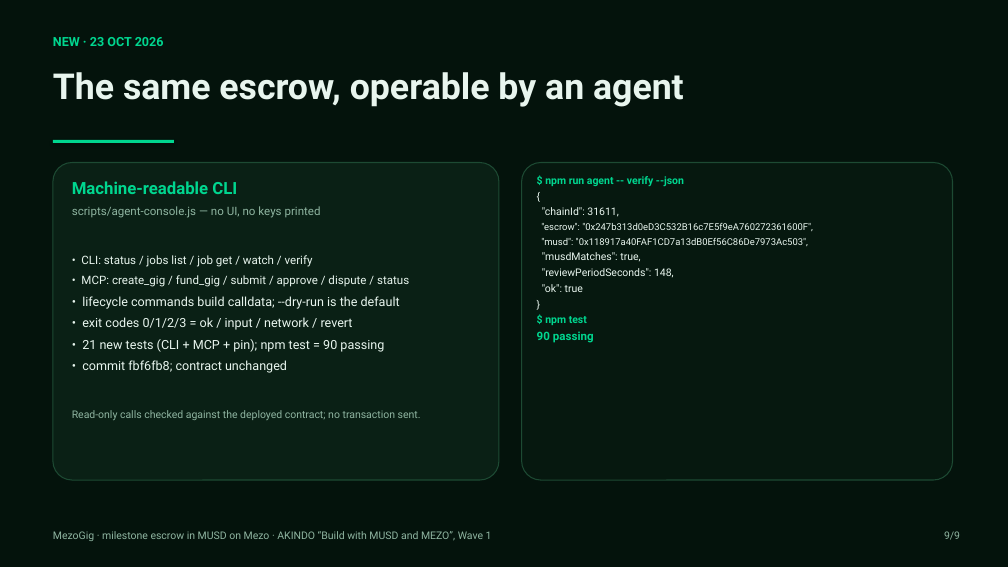
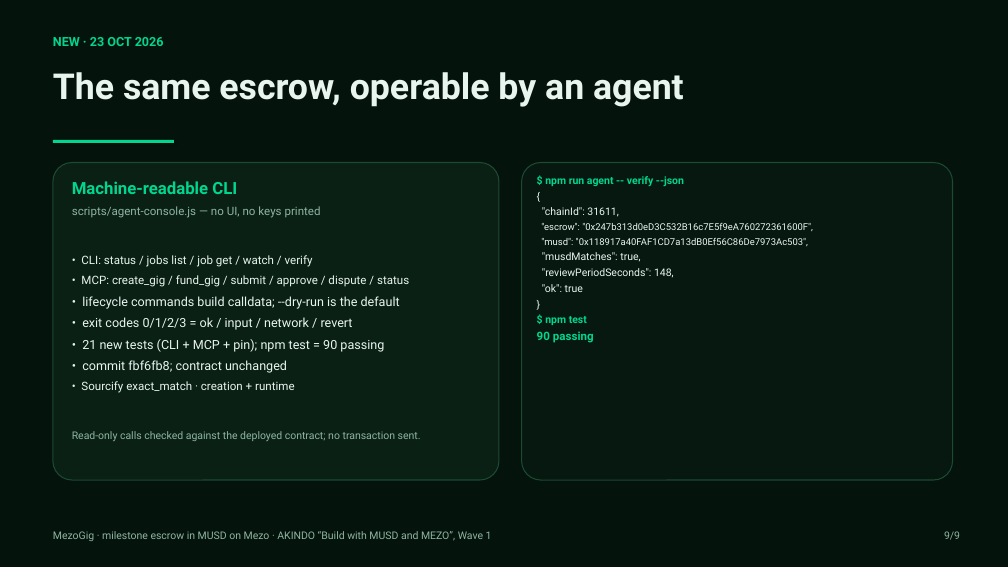
Before and after one commit to mak777uh/mezogig, a slide deck: slide 9 of docs/deck.pptx. Drawn at 1008x567 pixels with LibreOffice and Linux fonts; fonts in the diff are those of the drawing. Boxes give left, top, right and bottom in pixels: in the first picture for what was removed or moved away, otherwise in the second. Text is boxed around its words. In the diff, an @@ line names an element or a change of style, - is before the commit and + after.

Commit message:
docs: slide 9 adds Sourcify exact_match fact

```diff
--- a/docs/deck.pptx
+++ b/docs/deck.pptx
@@ text at (81, 381, 295, 393): paragraph added @@
+• Sourcify exact_match · creation + runtime
```
Also in this commit, not shown: 2 other files.
